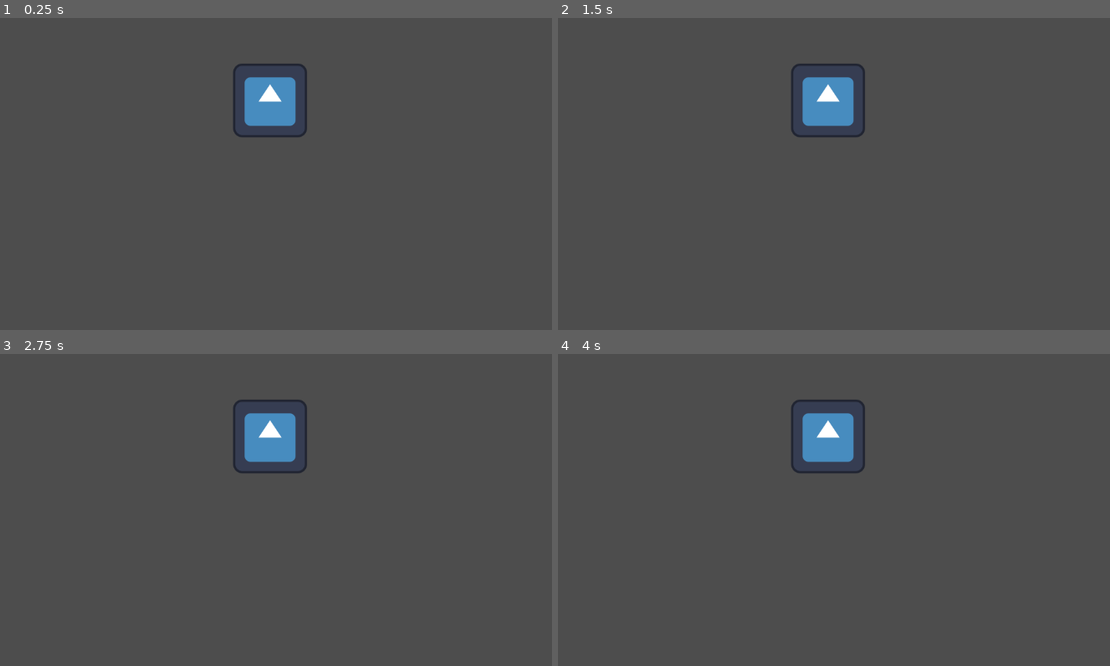
Above: before the commit, frames 1-4 (two rows, left to right).
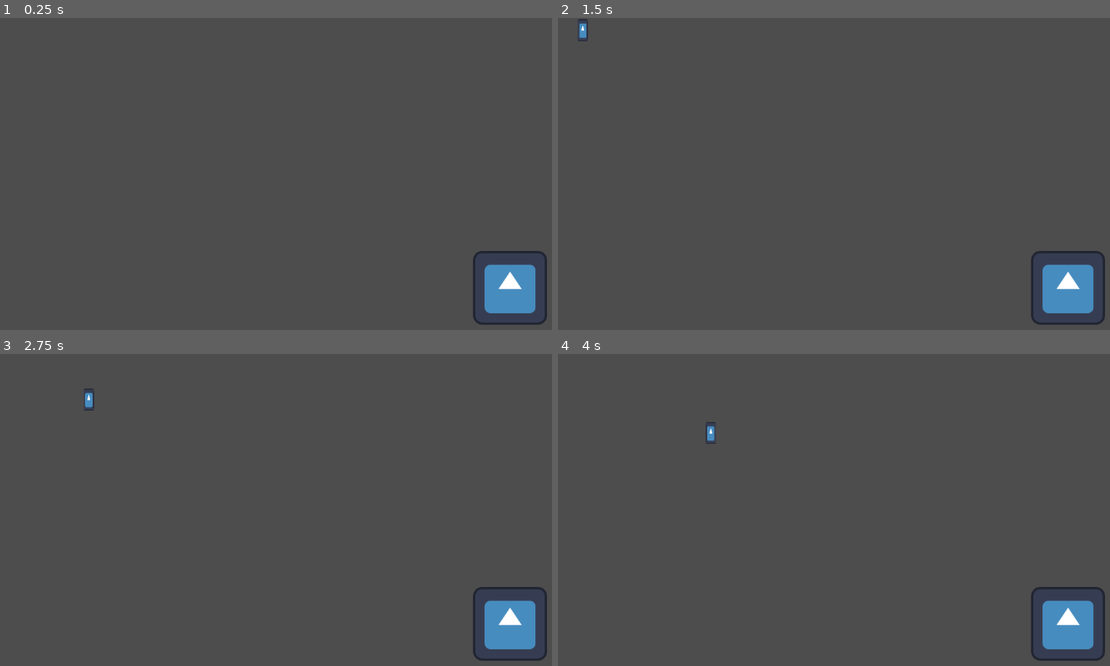
Above: after the commit, the same moments.

Repository: Denomycor/piratesoftware-16
Game: Godot game, scene res://assets/scenes/levels/test_level.tscn
Same seed, same stepped clock (60 frames per second), same inputs: the game is played once before the commit and once after it. The engine's default icon, where the game draws it, is replaced by a stand-in: a white triangle on a blue panel in a dark square.
Inputs:
- Up to frame 1 (0.25 s): no input
- Up to frame 2 (1.5 s): tap Enter at 0.5 s; tap Space at 1.25 s
- Up to frame 3 (2.75 s): no input
- Up to frame 4 (4 s): no input

The runs differ from the first frame. In frame 1, 3.7% of the frame differs, in the area x 42-100%, y 14-99%; in frame 2, 3.8%, in the area x 3-100%, y 0-99%; in frame 3, 3.8%; in frame 4, 3.8%.

Commit message:
1st enemy very

Diff:
--- /dev/null
+++ b/assets/scenes/enemies/chaser.tscn
@@ -0,0 +1,31 @@
+[gd_scene load_steps=6 format=3 uid="uid://ckx8ei6qnmsix"]
+
+[ext_resource type="Script" path="res://assets/scripts/enemies/chaser.gd" id="1_wtqxv"]
+[ext_resource type="Script" path="res://assets/scripts/components/hurt-box.gd" id="2_485wi"]
+[ext_resource type="Texture2D" uid="uid://qjmbo1bj5df7" path="res://icon.svg" id="2_u65tk"]
+
+[sub_resource type="CapsuleShape2D" id="CapsuleShape2D_6pu46"]
+height = 48.0
+
+[sub_resource type="CapsuleShape2D" id="CapsuleShape2D_srnp2"]
+radius = 13.0
+height = 54.0
+
+[node name="Chaser" type="CharacterBody2D"]
+script = ExtResource("1_wtqxv")
+speed = 100.0
+
+[node name="Sprite2D" type="Sprite2D" parent="."]
+position = Vector2(0, -1)
+scale = Vector2(0.140625, 0.296875)
+texture = ExtResource("2_u65tk")
+
+[node name="CollisionShape2D" type="CollisionShape2D" parent="."]
+shape = SubResource("CapsuleShape2D_6pu46")
+
+[node name="Hp" type="Area2D" parent="."]
+script = ExtResource("2_485wi")
+
+[node name="CollisionShape2D" type="CollisionShape2D" parent="Hp"]
+shape = SubResource("CapsuleShape2D_srnp2")
+debug_color = Color(0.942244, 0.168395, 0.439121, 0.42)
--- a/assets/scenes/levels/test_level.tscn
+++ b/assets/scenes/levels/test_level.tscn
@@ -1,8 +1,11 @@
-[gd_scene load_steps=4 format=3 uid="uid://2vnrdwbw1mxc"]
+[gd_scene load_steps=6 format=3 uid="uid://2vnrdwbw1mxc"]
 
 [ext_resource type="Script" path="res://assets/scripts/level.gd" id="1_y7sae"]
 [ext_resource type="Texture2D" uid="uid://qjmbo1bj5df7" path="res://icon.svg" id="2_0y7wo"]
 [ext_resource type="PackedScene" uid="uid://dr2otcq7lhq6j" path="res://assets/scenes/ui/pause_menu.tscn" id="2_idj3t"]
+[ext_resource type="Script" path="res://assets/scripts/enemies/manager/enemies-manager.gd" id="4_a7yx0"]
+
+[sub_resource type="WorldBoundaryShape2D" id="WorldBoundaryShape2D_12h78"]
 
 [node name="test_level" type="Node"]
 script = ExtResource("1_y7sae")
@@ -10,10 +13,23 @@
 [node name="world" type="Node2D" parent="."]
 
 [node name="Icon" type="Sprite2D" parent="world"]
-position = Vector2(467, 143)
+position = Vector2(882, 468)
 texture = ExtResource("2_0y7wo")
 
 [node name="player_temp" type="Node2D" parent="world"]
 
+[node name="Rigid body" type="RigidBody2D" parent="world"]
+position = Vector2(892, 467)
+
+[node name="CollisionShape2D" type="CollisionShape2D" parent="world/Rigid body"]
+shape = SubResource("WorldBoundaryShape2D_12h78")
+
 [node name="pause_menu" parent="." instance=ExtResource("2_idj3t")]
 visible = false
+
+[node name="Node" type="Node" parent="." node_paths=PackedStringArray("target")]
+script = ExtResource("4_a7yx0")
+target = NodePath("../world/Rigid body")
+
+[node name="SpawnTimer" type="Timer" parent="Node"]
+one_shot = true
--- /dev/null
+++ b/assets/scripts/components/hit-box.gd
@@ -0,0 +1,18 @@
+class_name HitBoxComponent extends Area2D
+
+@export var damage_amount: int
+signal has_dealt_damage
+
+func _ready() -> void:
+    self.monitoring = true
+    connect("area_entered", _on_area_entered)
+
+func deal_damage(area: Area2D) -> void:
+    area.take_damage(damage_amount)
+    has_dealt_damage.emit(damage_amount)
+
+
+# signal
+func _on_area_entered(area: Area2D) -> void:
+    if area.has_method("take_damage"):
+        deal_damage(area)
--- /dev/null
+++ b/assets/scripts/components/hurt-box.gd
@@ -0,0 +1,9 @@
+class_name HurtBoxComponent extends Area2D
+
+signal has_taken_damage
+
+func _ready() -> void:
+    self.monitoring = false
+
+func take_damage(amount: int) -> void:
+        has_taken_damage.emit(amount)
--- /dev/null
+++ b/assets/scripts/enemies/abstract/enemy.gd
@@ -0,0 +1,24 @@
+class_name Enemy extends CharacterBody2D
+
+
+@onready var hurt_box: HurtBoxComponent = $Hp
+@export var speed: float = 200.0
+
+var target: RigidBody2D
+
+func attack():
+	push_error("The attack function is not implemented for this enemy.")
+
+func update_movement():
+	push_error("The update_movement function is not implemented for this enemy.")
+
+func die():
+	push_error("The die function is not implemented for this enemy.")
+
+
+func _physics_process(_delta: float) -> void:
+	move_and_slide()
+
+# Signal
+func _take_dmg(_amount: int):
+	push_error("The _take_dmg function is not implemented for this enemy.")
--- /dev/null
+++ b/assets/scripts/enemies/chaser.gd
@@ -0,0 +1,29 @@
+extends Enemy
+
+@export var health: int = 100
+
+func _ready() -> void:
+	connect("has_taken_damage", _take_dmg)
+
+
+func attack():
+	print("I am the pacifist")
+
+func update_movement():
+	print("global position: ", global_position)
+	print("target global position: ", target.global_position)
+	print("hand direction normalized position: ", (target.global_position - global_position).normalized())
+	print("target global position normalized: ", target.global_position.normalized())
+
+	var direction = global_position.direction_to(target.global_position)
+	print("Direction to target: ", direction)
+	velocity = direction * speed
+	print("Velocity set to: ", velocity)
+
+
+func die():
+	print("I am gonna die")
+
+# Signal
+func _take_dmg(amount: int):
+	health -= amount
--- /dev/null
+++ b/assets/scripts/enemies/manager/enemies-manager.gd
@@ -0,0 +1,50 @@
+extends Node
+
+@export var target: RigidBody2D
+@export var num_groups: int = 10
+
+@onready var spawn_timer: Timer = $SpawnTimer
+
+
+var chaser_scene = load("res://assets/scenes/enemies/chaser.tscn")
+
+var enemies: Array = []
+var cur_group = 0
+
+func _ready() -> void:
+	spawn_timer.start()
+	spawn_timer.timeout.connect(_spawn_enemy)
+
+func remove_enemy(enemy: Node) -> void:
+	if enemy in enemies:
+		enemies.erase(enemy)
+		enemy.queue_free()
+
+
+func update_enemies():
+	cur_group = cur_group % num_groups
+
+	print("updating group: ", cur_group)
+
+	for i in range(len(enemies)):
+		if i % num_groups == cur_group:
+			enemies[i].update_movement()
+
+	cur_group += 1
+
+
+func _process(_delta: float) -> void:
+	update_enemies()
+
+
+func _spawn_enemy() -> void:
+	if target == null:
+		print("Target is null")
+		return
+
+	var pos = Vector2.ZERO
+	var enemy_instance = chaser_scene.instantiate()
+	enemy_instance.target = target
+	enemy_instance.global_position = pos
+	add_child(enemy_instance)
+	enemies.append(enemy_instance)
--- a/project.godot
+++ b/project.godot
@@ -14,3 +14,7 @@
 run/main_scene="res://assets/scenes/levels/test_level.tscn"
 config/features=PackedStringArray("4.3", "Forward Plus")
 config/icon="res://icon.svg"
+
+[physics]
+
+2d/default_gravity=0.0
